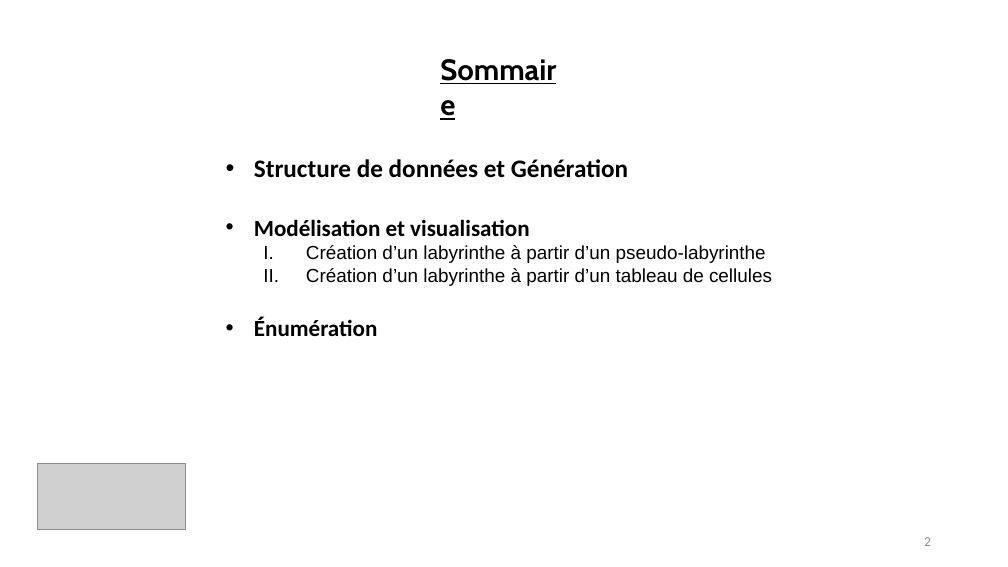
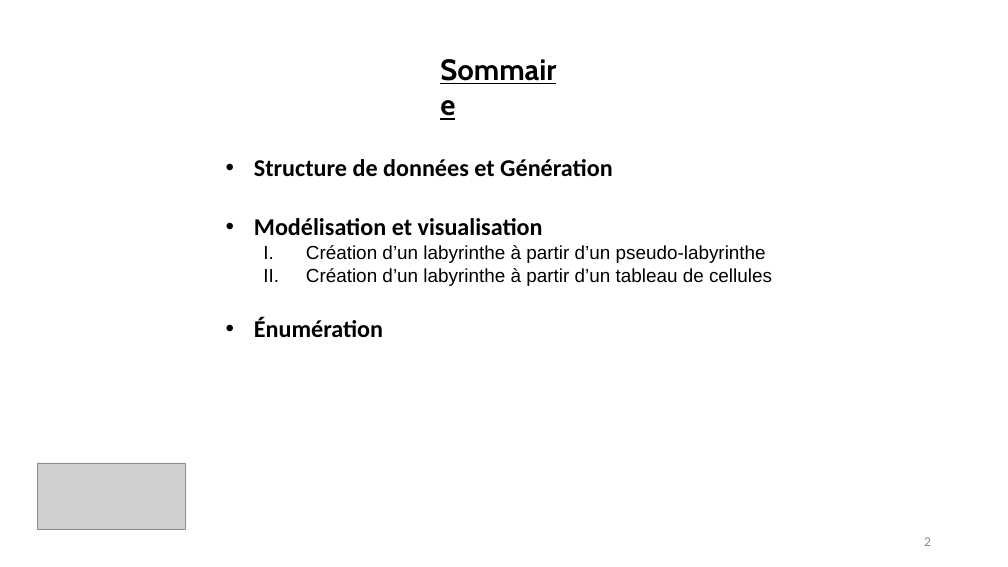
Before and after one commit to RayaneZen05/Projet-math-info-RNL, a slide deck: slide 2 of Soutenance_Projet_Math_Info_Zenaidi_Rayane_Bulfone_Noé_Iltis_Lucas.PPTX. Drawn at 1008x567 pixels with LibreOffice and Linux fonts; fonts in the diff are those of the drawing; grey boxes stand for pictures. Boxes give left, top, right and bottom in pixels: in the first picture for what was removed or moved away, otherwise in the second. Text is boxed around its words. In the diff, an @@ line names an element or a change of style, - is before the commit and + after.

```diff
--- a/Soutenance_Projet_Math_Info_Zenaidi_Rayane_Bulfone_Noé_Iltis_Lucas.PPTX
+++ b/Soutenance_Projet_Math_Info_Zenaidi_Rayane_Bulfone_Noé_Iltis_Lucas.PPTX
@@ text at (x1=254, y1=159, x2=612, y2=337): size 24 to 23 pt in "Structure de données et Génération"; size 22 to 23 pt in "Modélisation et visualisation", "Énumération" @@
```
Also in this commit, not shown: 3 other slides changed, 2 slides added, 2 slides removed.
